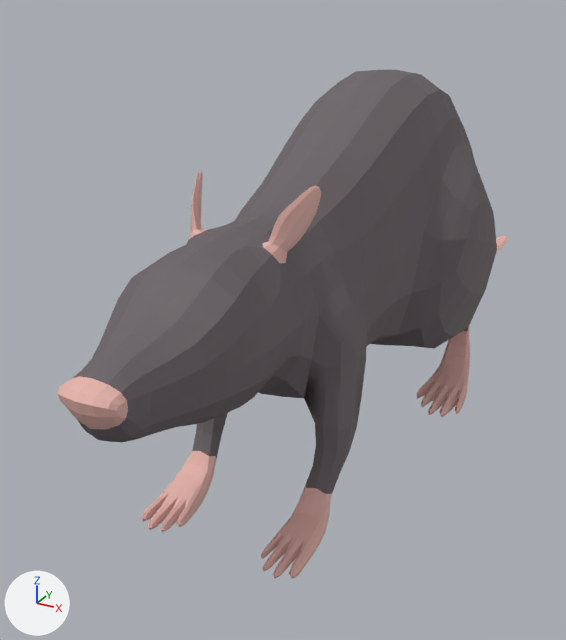
An edit to the FBX model RatKitchenProto/Assets/Game Assets/Models/Rat.fbx, drawn before and after from the same camera.
Before and after are seen from a 50 mm camera at (1.96, -3.98, 2.84) aimed at (-0.59, 0.65, 0.52). Arrows for +X, +Y and +Z are at lower left; the lights stay in place. Where no turn or scale is listed for an object, it has been applied to the vertices.

The first picture shows 'Rat'.
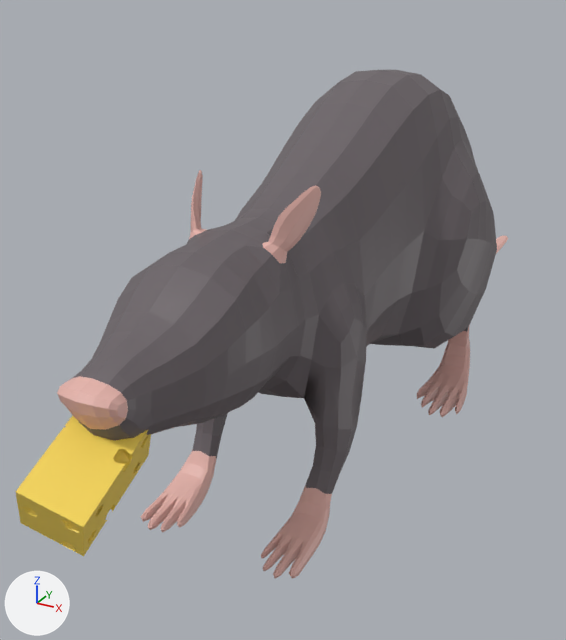
What changed in the scene script:
```text
Add mat_material_001:
    mat_material_001 = principled_material('Material.001')
    mat_material_001.base_color = (1.0, 0.723, 0.0999)  # yellow #ffdd59
Add me_untitled_door_wedge_3d_002:
    me_untitled_door_wedge_3d_002.from_pydata(...)  # 368 vertices, 690 faces; spans x -0.234..0.177, y -0.241..0.383, z -0.307..0.236
    me_untitled_door_wedge_3d_002.materials.append(mat_material_001)  # yellow #ffdd59
Add ob_untitled_door_wedge_3d_001:
    ob_untitled_door_wedge_3d_001 = bpy.data.objects.new('untitled-door_wedge_3d.001', me_untitled_door_wedge_3d_002)
    ob_untitled_door_wedge_3d_001.location = (0.0, -2.095, 1.025)
```

Pixel boxes [x1, y1, x2, y2] of what changed, in the pictures (566 x 640 px):
'untitled-door_wedge_3d.001', added (yellow): after [16, 415, 151, 556]
